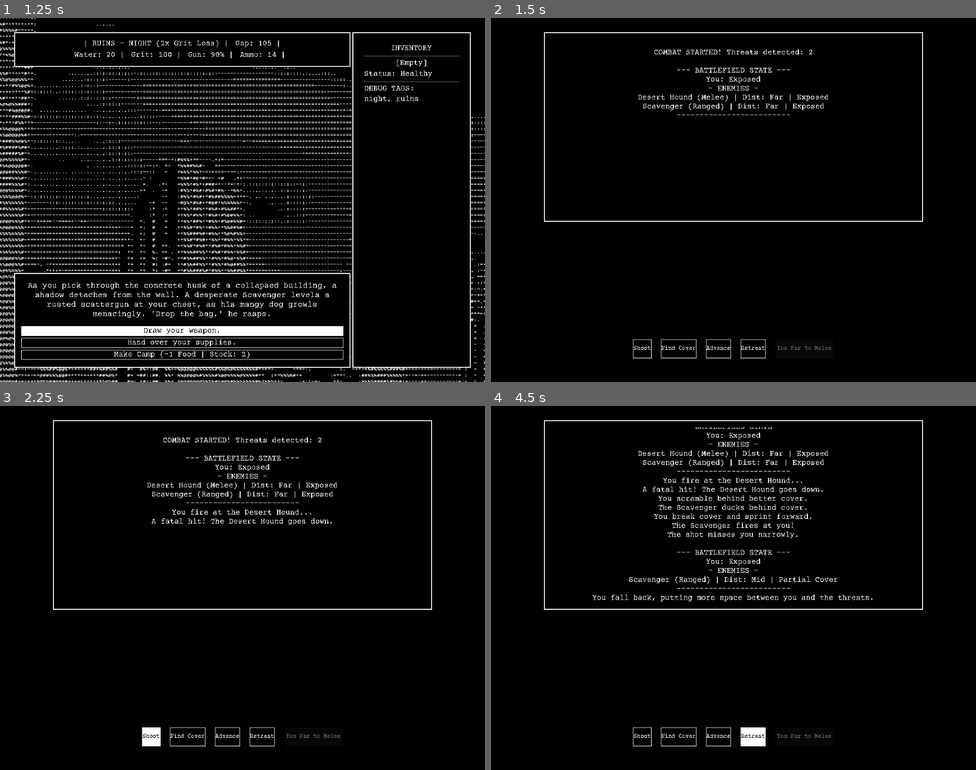
Above: before the commit, frames 1-4 (two rows, left to right).
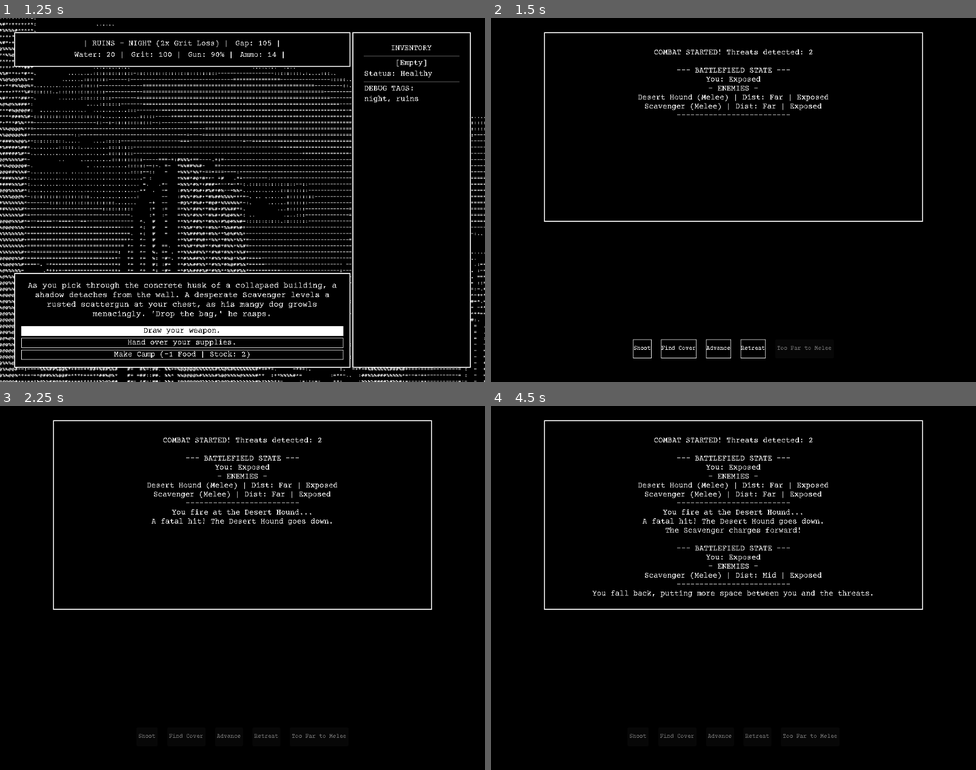
Above: after the commit, the same moments.

Repository: JoelSpicer/Across-The-Desert
Game: Godot game, scene res://Scene/MainGame.tscn
The game is run twice, just before and just after one commit, with the same random seed, the same clock (stepped at 60 frames per second) and the same inputs.
Inputs (mouse positions are in pixels of both pictures, inside the frame that each line leads up to):
- Up to frame 1 (1.25 s): click "Kill it" at 0.5 s
- Up to frame 2 (1.5 s): click "Draw your weapon." at 1.25 s
- Up to frame 3 (2.25 s): click "Shoot" at 2 s
- Up to frame 4 (4.5 s): click (680, 737) at 2.75 s, where only the run before the commit has a clickable "Find Cover"; click (718, 737) at 3.5 s, where only the run before the commit has a clickable "Advance"; click "Retreat" at 4.25 s

Frame 1 is identical in both runs. In frame 2, 0.3% of the frame differs, in the area x 31-69%, y 23-26%; in frame 3, 0.8%; in frame 4, 5.2%, in the area x 20-79%, y 5-94%.

Commit message:
combat updates

Diff:
--- a/Resource/Event/event_feral_pack.tres
+++ b/Resource/Event/event_feral_pack.tres
@@ -9,6 +9,6 @@
 event_text = "A pack of starved, rabid coyotes blocks the path. They bare their teeth, ribs showing through patchy fur. They look hungry enough to risk attacking you."
 choice_1_text = "Throw them food to distract them."
 choice_2_text = "Draw your weapon and stand your ground."
-choice_1_food_cost = 1
+choice_1_food_cost = -1
 choice_1_gap_penalty = -10
 choice_2_triggers_combat = "Rabid Coyote, Rabid Coyote:melee"
--- a/Scripts/CombatPhase.gd
+++ b/Scripts/CombatPhase.gd
@@ -4,12 +4,10 @@
 # ------------------------------------------------------------------------
 # SIGNALS
 # ------------------------------------------------------------------------
-# Emitted to tell Maingame.gd that the player survived and the narrative can resume
 signal combat_won
 
 # ------------------------------------------------------------------------
 # UI REFERENCES
-# These grab the unique nodes set up in your CombatPhase.tscn scene
 # ------------------------------------------------------------------------
 @onready var combat_log_label = %CombatLogLabel
 @onready var btn_shoot = %BtnShoot
@@ -19,63 +17,96 @@
 @onready var btn_melee = %BtnMelee
 
 # ------------------------------------------------------------------------
+# THE BESTIARY (CUSTOM STATBLOCKS)
+# ------------------------------------------------------------------------
+const ENEMY_DATABASE = {
+	"Man in Black": {
+		"hp": 6,
+		"is_melee": false,
+		"accuracy": 25,
+		"dodge": 20
+	},
+	"Clockwork Hound": {
+		"hp": 2,
+		"is_melee": true,
+		"accuracy": 15,
+		"dodge": 20
+	},
+	"Scarred Brawler": {
+		"hp": 4,
+		"is_melee": true,
+		"accuracy": 5,
+		"dodge": -10
+	},
+	"Wounded Scavenger": {
+		"hp": 1,
+		"is_melee": false,
+		"accuracy": -20,
+		"dodge": -15
+	},
+	"Rabid Coyote": {
+		"hp": 1,
+		"is_melee": true,
+		"accuracy": 5,
+		"dodge": 15
+	},
+	"Caravan Guard": {
+		"hp": 2,
+		"is_melee": false,
+		"accuracy": 15,
+		"dodge": 10
+	},
+	"Standard": {
+		"hp": 1,
+		"is_melee": true,
+		"accuracy": 0,
+		"dodge": 0
+	}
+}
+
+# ------------------------------------------------------------------------
 # COMBAT VARIABLES
 # ------------------------------------------------------------------------
-# active_enemies is an Array of Dictionaries. Each dictionary tracks an individual
-# enemy's name, type (melee/ranged), current distance from the player, and cover state.
 var active_enemies: Array[Dictionary] = []
-
-# Player's cover level: 0 = Exposed, 1 = Partial, 2 = Full Cover
 var player_cover: int = 0
-
-# Acts as a lock to prevent the player from clicking buttons while the AI is taking its turn
 var combat_active: bool = false
+var is_player_turn: bool = false # NEW: Strict lock against spam-clicking
 
 # ------------------------------------------------------------------------
 # INITIALIZATION & PARSING
-# Called by MainGame.gd when an event triggers a fight
 # ------------------------------------------------------------------------
 func start_combat(combat_string: String):
 	active_enemies.clear()
 	player_cover = 0
 	combat_active = true
+	is_player_turn = true
 
 	var enemy_definitions = combat_string.split(",")
 	for def in enemy_definitions:
 		def = def.strip_edges()
 		if def == "": continue
 
-		var is_melee = false
 		var enemy_name = def
-		var hp = 1 # By default, all standard enemies die in 1 hit
-
 		if ":" in def:
 			var parts = def.split(":")
 			enemy_name = parts[0].strip_edges()
-			var modifier = parts[1].strip_edges().to_lower()
-
-			if modifier == "melee":
-				is_melee = true
-			elif modifier == "boss":
-				# The boss is ranged, but takes 3 shots/strikes to kill
-				hp = 3
+
+		var stats = ENEMY_DATABASE.get(enemy_name, ENEMY_DATABASE["Standard"])
 
 		active_enemies.append({
 			"name": enemy_name,
-			"is_melee": is_melee,
+			"is_melee": stats["is_melee"],
 			"distance": 3,
 			"cover": 0,
-			"hp": hp       # Store the health points in the dictionary
+			"hp": stats["hp"],
+			"accuracy": stats["accuracy"],
+			"dodge": stats["dodge"]
 		})
 
 	show()
 	_log_message("COMBAT STARTED! Threats detected: " + str(active_enemies.size()))
 	_update_ui()
 
-# ------------------------------------------------------------------------
-# AUTO-WIRING SIGNALS
-# Connects UI buttons to their respective code functions immediately upon loading
-# ------------------------------------------------------------------------
 func _ready():
 	btn_shoot.pressed.connect(_on_btn_shoot_pressed)
 	btn_cover.pressed.connect(_on_btn_cover_pressed)
@@ -84,13 +115,24 @@
 	btn_melee.pressed.connect(_on_btn_melee_pressed)
 
 # ------------------------------------------------------------------------
-# PLAYER ACTIONS
-# ------------------------------------------------------------------------
+# UI LOCK MECHANIC
+# Disables all buttons instantly to prevent signal spamming
+# ------------------------------------------------------------------------
+func _set_buttons_locked(locked: bool):
+	is_player_turn = !locked
+	btn_shoot.disabled = locked
+	btn_cover.disabled = locked
+	btn_advance.disabled = locked
+	btn_retreat.disabled = locked
+	if locked:
+		btn_melee.disabled = true
+
 # ------------------------------------------------------------------------
 # SHOOT LOGIC
 # ------------------------------------------------------------------------
 func _on_btn_shoot_pressed():
-	if not combat_active or active_enemies.is_empty(): return
+	if not combat_active or not is_player_turn or active_enemies.is_empty(): return
+	_set_buttons_locked(true) # Lock immediately
 
 	if GameState.ammo <= 0:
 		_log_message("Click. Your gun is empty! Find cover, retreat, or get in close.")
@@ -101,9 +143,8 @@
 	if GameState.gun_condition < 60:
 		jam_chance = 60 - GameState.gun_condition
 
-	# --- NEW: Check for the 'dirty' affliction modifier ---
 	if GameState.current_afflictions.has("dirty"):
-		jam_chance += 20 # Dramatically increases misfire chance if the gun is dirty
+		jam_chance += 20
 
 	if randi() % 100 < jam_chance:
 		_log_message("CLACK. Your poorly maintained weapon jams! You frantically clear the chamber.")
@@ -114,9 +155,8 @@
 	GameState.modify_ammo(-1)
 	GameState.modify_gun_condition(-5)
 
-	# --- NEW: Check for the 'clumsy' affliction modifier ---
 	if GameState.current_afflictions.has("clumsy"):
-		if randi() % 100 < 30: # 30% chance to drop a bullet while reloading/shooting
+		if randi() % 100 < 30:
 			GameState.modify_ammo(-1)
 			_log_message("Your clumsy hands fumble the weapon, and you drop a bullet into the sand!")
 
@@ -124,19 +164,15 @@
 	_log_message("You fire at the " + target.name + "...")
 
 	var hit_chance = 80 - (target.distance * 15) - (target.cover * 30)
+	hit_chance -= target.dodge
+
 	if GameState.gun_condition < 50: hit_chance -= 20
-
-	# --- NEW: Apply positive and negative afflictions to accuracy ---
-	if GameState.current_afflictions.has("injured"):
-		hit_chance -= 15
-	if GameState.current_afflictions.has("haste"):
-		hit_chance += 10
+	if GameState.current_afflictions.has("injured"): hit_chance -= 15
+	if GameState.current_afflictions.has("haste"): hit_chance += 10
 
 	if randi() % 100 < hit_chance:
-		# Reduce HP instead of instantly killing
 		target.hp -= 1
 
-		# --- NEW: Check for 'pumped' double damage buff ---
 		if GameState.current_afflictions.has("pumped"):
 			target.hp -= 1
 			_log_message("Your shot hits with brutal, focused kinetic energy!")
@@ -144,7 +180,6 @@
 		if target.hp <= 0:
 			_log_message("A fatal hit! The " + target.name + " goes down.")
 			active_enemies.erase(target)
-
 			if active_enemies.is_empty():
 				_end_combat(true)
 				return
@@ -162,31 +197,25 @@
 # MELEE LOGIC
 # ------------------------------------------------------------------------
 func _on_btn_melee_pressed():
-	if not combat_active or active_enemies.is_empty(): return
+	if not combat_active or not is_player_turn or active_enemies.is_empty(): return
 
 	var target = _get_best_target()
-
-	if target.distance > 1:
-		_log_message("They are too far away to hit!")
-		return
+	if target.distance > 1: return # Ignore bad clicks safely
+
+	_set_buttons_locked(true) # Lock immediately
 
 	_log_message("You lunge forward, using your weapon as a blunt instrument against the " + target.name + "!")
-
 	GameState.modify_gun_condition(-15)
 
 	var hit_chance = 75 - (target.cover * 20)
-
-	# --- NEW: Apply positive and negative afflictions to melee ---
-	if GameState.current_afflictions.has("injured"):
-		hit_chance -= 25 # Melee is much harder when injured
-	if GameState.current_afflictions.has("haste"):
-		hit_chance += 20
+	hit_chance -= target.dodge
+
+	if GameState.current_afflictions.has("injured"): hit_chance -= 25
+	if GameState.current_afflictions.has("haste"): hit_chance += 20
 
 	if randi() % 100 < hit_chance:
-		# Reduce HP on melee strikes
 		target.hp -= 1
 
-		# --- NEW: Check for 'pumped' double damage buff ---
 		if GameState.current_afflictions.has("pumped"):
 			target.hp -= 1
 			_log_message("Fueled by adrenaline, your strike lands with crushing force!")
@@ -194,7 +223,6 @@
 		if target.hp <= 0:
 			_log_message("A brutal strike! The " + target.name + " crumples to the dirt.")
 			active_enemies.erase(target)
-
 			if active_enemies.is_empty():
 				_end_combat(true)
 				return
@@ -207,59 +235,51 @@
 	_enemy_phase()
 
 func _on_btn_cover_pressed():
-	if not combat_active: return
-
-	# Max cover level is 2
+	if not combat_active or not is_player_turn: return
+	_set_buttons_locked(true)
+
 	if player_cover < 2:
 		player_cover += 1
 		_log_message("You scramble behind better cover.")
 	else:
 		_log_message("You are already completely hidden.")
-
 	_enemy_phase()
 
 func _on_btn_advance_pressed():
-	if not combat_active: return
+	if not combat_active or not is_player_turn: return
+	_set_buttons_locked(true)
 
 	var closed_distance = false
-	# Advancing reduces your distance to EVERY enemy on the field simultaneously
 	for enemy in active_enemies:
 		if enemy.distance > 0:
 			enemy.distance -= 1
 			closed_distance = true
 
-	# Moving aggressively always breaks your cover completely
 	player_cover = 0
 
 	if closed_distance:
 		_log_message("You break cover and sprint forward.")
 	else:
 		_log_message("You are already locked in melee with everything!")
-
 	_enemy_phase()
 
 func _on_btn_retreat_pressed():
-	if not combat_active: return
+	if not combat_active or not is_player_turn: return
+	_set_buttons_locked(true)
 
 	var can_escape = true
-	# Retreating increases your distance from EVERY enemy simultaneously
 	for enemy in active_enemies:
 		enemy.distance += 1
-
-		# --- NEW: Apply 'slow' affliction penalty to escaping ---
 		var escape_threshold = 4
 		if GameState.current_afflictions.has("slow"):
-			escape_threshold = 5 # If you are slow, you must push them further away to escape
-
-		# If even ONE enemy is closer than the threshold, you can't escape yet
+			escape_threshold = 5
+
 		if enemy.distance < escape_threshold:
 			can_escape = false
 
-	# Turning your back to run breaks your cover completely
 	player_cover = 0
 	_log_message("You fall back, putting more space between you and the threats.")
 
-	# If you managed to push every enemy away, you successfully flee
 	if can_escape:
 		_log_message("You managed to slip away into the desert.")
 		_end_combat(true)
@@ -273,16 +293,12 @@
 func _enemy_phase():
 	if not combat_active: return
 
-	# Briefly pause so the player can read their own action's result before the enemy acts
 	await get_tree().create_timer(1.0).timeout
 
-	# Loop through every alive enemy and give them a turn
 	for enemy in active_enemies:
-		if not combat_active: break # Stop immediately if the player died mid-loop
+		if not combat_active: break
 
 		if enemy.is_melee:
-			# --- MELEE AI BEHAVIOR ---
-			# Melee enemies ignore cover and relentlessly charge until distance is 0
 			if enemy.distance > 0:
 				enemy.distance -= 1
 				enemy.cover = 0
@@ -290,69 +306,61 @@
 			else:
 				_enemy_melee_attack(enemy)
 		else:
-			# --- RANGED AI BEHAVIOR ---
-			# 1. Shoot if the player is exposed and close enough
 			if player_cover == 0 and enemy.distance <= 2:
 				_enemy_shoot_attack(enemy)
-			# 2. Otherwise, prioritize finding cover if they have none
 			elif enemy.cover == 0:
 				enemy.cover += 1
 				_log_message("The " + enemy.name + " ducks behind cover.")
-			# 3. Otherwise, advance to get a better angle
 			elif enemy.distance > 1:
 				enemy.distance -= 1
 				enemy.cover = 0
 				_log_message("The " + enemy.name + " advances, breaking cover!")
-			# 4. If none of the above, take a shot
 			else:
 				_enemy_shoot_attack(enemy)
 
-		# Pause briefly between each enemy's action so the UI log updates smoothly
 		await get_tree().create_timer(0.8).timeout
 
-	# Update the UI state block after all enemies have acted
 	_update_ui()
 
 func _enemy_melee_attack(enemy: Dictionary):
 	_log_message("The " + enemy.name + " lunges at you in melee!")
 
-	# Melee attacks ignore distance and are only slightly affected by player cover
 	var hit_chance = 85 - (player_cover * 20)
-
-	# --- NEW: Check for player 'haste' dodge bonus against melee ---
-	if GameState.current_afflictions.has("haste"):
-		hit_chance -= 20
+	hit_chance += enemy.accuracy
+
+	if GameState.current_afflictions.has("haste"): hit_chance -= 20
 
 	if randi() % 100 < hit_chance:
-		_log_message("You are torn apart. The desert claims you.")
-		_end_combat(false, enemy.name)
+		_log_message("The " + enemy.name + " tears into you, dealing a brutal blow!")
+		GameState.modify_grit(-35)
+
+		if not GameState.current_afflictions.has("injured"):
+			GameState.current_afflictions.append("injured")
 	else:
 		_log_message("You manage to dodge the " + enemy.name + "'s strike!")
 
 func _enemy_shoot_attack(enemy: Dictionary):
 	_log_message("The " + enemy.name + " fires at you!")
 
-	# Enemy accuracy degrades over distance and is heavily penalized by player cover
 	var hit_chance = 70 - (enemy.distance * 15) - (player_cover * 40)
-
-	# --- NEW: Check for player 'haste' dodge bonus against bullets ---
-	if GameState.current_afflictions.has("haste"):
-		hit_chance -= 15
+	hit_chance += enemy.accuracy
+
+	if GameState.current_afflictions.has("haste"): hit_chance -= 15
 
 	if randi() % 100 < hit_chance:
-		_log_message("You are hit. The desert claims you.")
-		_end_combat(false, enemy.name)
+		_log_message("A bullet strikes home, tearing through your gear and flesh!")
+		GameState.modify_grit(-25)
+
+		if not GameState.current_afflictions.has("injured"):
+			GameState.current_afflictions.append("injured")
 	else:
 		_log_message("The shot misses you narrowly.")
-		# Taking a shot forces the enemy out of full cover down to partial cover
 		if enemy.cover == 2: enemy.cover = 1
 
 # ------------------------------------------------------------------------
 # UTILITY FUNCTIONS
 # ------------------------------------------------------------------------
 func _get_best_target() -> Dictionary:
-	# Automatically scores enemies. Lower score means easier to hit.
-	# Prioritizes closer enemies, then more exposed enemies.
 	var best_target = active_enemies[0]
 	var best_score = 999
 
@@ -365,56 +373,51 @@
 	return best_target
 
 func _log_message(msg: String):
-	# Appends text to the RichTextLabel. scroll_following must be true in the inspector!
 	combat_log_label.append_text("\n" + msg)
 
 func _update_ui():
-	# Human-readable translations for the integer states
 	var dist_strings = ["Melee", "Close", "Mid", "Far"]
 	var cover_strings = ["Exposed", "Partial Cover", "Full Cover"]
 
-	# Build the visual state block
 	var ui_text = "\n--- BATTLEFIELD STATE ---\n"
 	ui_text += "You: " + cover_strings[player_cover] + "\n"
 	ui_text += "- ENEMIES -\n"
 
 	var closest_enemy_dist = 4
 
-	# Print a dedicated UI row for every living enemy
 	for enemy in active_enemies:
 		var type_str = "(Melee)" if enemy.is_melee else "(Ranged)"
-		# clamp() ensures distance doesn't crash the array index if it goes above 3 while escaping
 		var dist_str = dist_strings[clamp(enemy.distance, 0, 3)]
 		ui_text += enemy.name + " " + type_str + " | Dist: " + dist_str + " | " + cover_strings[enemy.cover] + "\n"
 
-		# Track the closest enemy to determine if the Pistol Whip button should be active
 		if enemy.distance < closest_enemy_dist:
 			closest_enemy_dist = enemy.distance
 
 	ui_text += "-------------------------"
-
-	# Toggle the Pistol Whip button dynamically based on proximity
-	if closest_enemy_dist <= 1:
-		btn_melee.disabled = false
-		btn_melee.text = "Pistol Whip"
-	else:
-		btn_melee.disabled = true
-		btn_melee.text = "Too Far to Melee"
-
 	_log_message(ui_text)
+
+	# Unlock the UI since the enemy phase is over
+	if combat_active:
+		_set_buttons_locked(false)
+
+		if closest_enemy_dist <= 1:
+			btn_melee.disabled = false
+			btn_melee.text = "Pistol Whip"
+		else:
+			btn_melee.disabled = true
+			btn_melee.text = "Too Far to Melee"
 
 func _end_combat(player_won: bool, killer_name: String = ""):
 	combat_active = false
-
-	# Wait a moment so the player can actually read the final fatal shot or victory message
+	_set_buttons_locked(true) # Ensure buttons stay locked during the transition
+
 	await get_tree().create_timer(2.0).timeout
 
 	if player_won:
 		hide()
-		combat_log_label.text = "" # Clear the log for the next encounter
-		combat_won.emit() # Tell MainGame.gd to resume the narrative clock
-	else:
-		# Trigger the exact same death logic the rest of the game uses
+		combat_log_label.text = ""
+		combat_won.emit()
+	else:
 		GameState.is_dead = true
 		GameState.death_reason = "You were killed by a " + killer_name + "."
 		GameState.player_died.emit()
--- a/Scripts/Maingame.gd
+++ b/Scripts/Maingame.gd
@@ -262,13 +262,18 @@
 # EVENT & PHASE TRIGGERS
 # ------------------------------------------------------------------------
 func load_event(event_resource: NarrativeEvent):
-	# Push the text data into the UI nodes
+	# 1. Push the main narrative text block into the UI reading panel
 	main_text.text = event_resource.event_text
-	btn_choice_1.text = event_resource.choice_1_text
-	btn_choice_2.text = event_resource.choice_2_text
-
-	# Update the background layer to show the ASCII art for the current environment
+
+	# 2. Update the background layer to visually reflect the new environment
 	ascii_background.update_background(GameState.current_biome)
+
+	# 3. Force a complete HUD recalculation.
+	# We no longer set button text manually in this function. Instead, calling
+	# update_hud() guarantees that the game evaluates the brand-new event's
+	# resource costs against the player's current inventory, properly resetting
+	# the text, visibility, and disabled/greyed-out states of the choice buttons.
+	update_hud()
 
 func _on_choice_1_pressed():
 	# Tell the Event Manager that choice 1 was picked
@@ -292,14 +297,12 @@
 # DEATH & BOSS STATES
 # ------------------------------------------------------------------------
 func _on_player_died():
-	# Hide any active popups or UI elements so they don't visually glitch
-	# while the engine is tearing down the current scene
-	$MarginContainer.hide()
-
-	# Pass control over to the Game Over scene.
-	# Because GameState.is_dead is now true, GameOver.gd will automatically
-	# realize this is a defeat rather than a victory.
-	get_tree().change_scene_to_file("res://Scene/GameOver.tscn")
+	# Hide the entire root Control node so neither the main HUD
+	# nor any active Combat/Camp overlays remain visible during the tear-down
+	hide()
+
+	# Transition cleanly to the Game Over screen
+	get_tree().call_deferred("change_scene_to_file", "res://Scene/GameOver.tscn")
 
 func _on_boss_encounter_triggered():
 	# Hide the standard event UI so it doesn't overlap the combat screen
Not shown, added: export_presets.cfg
